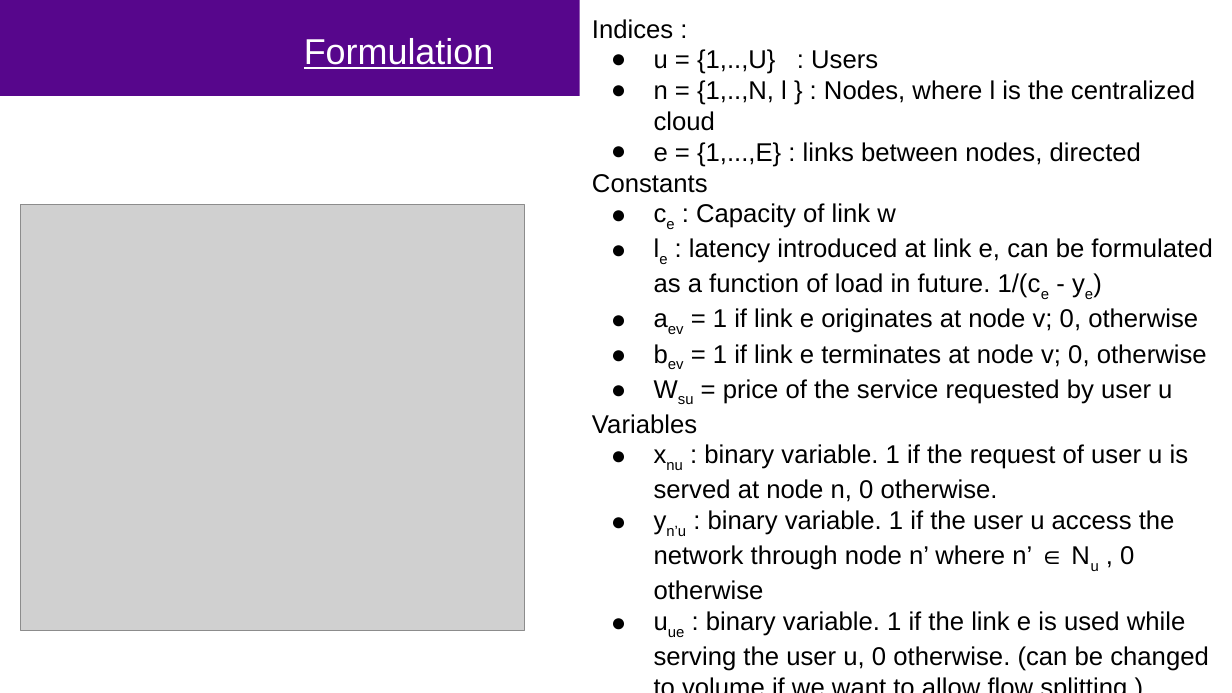
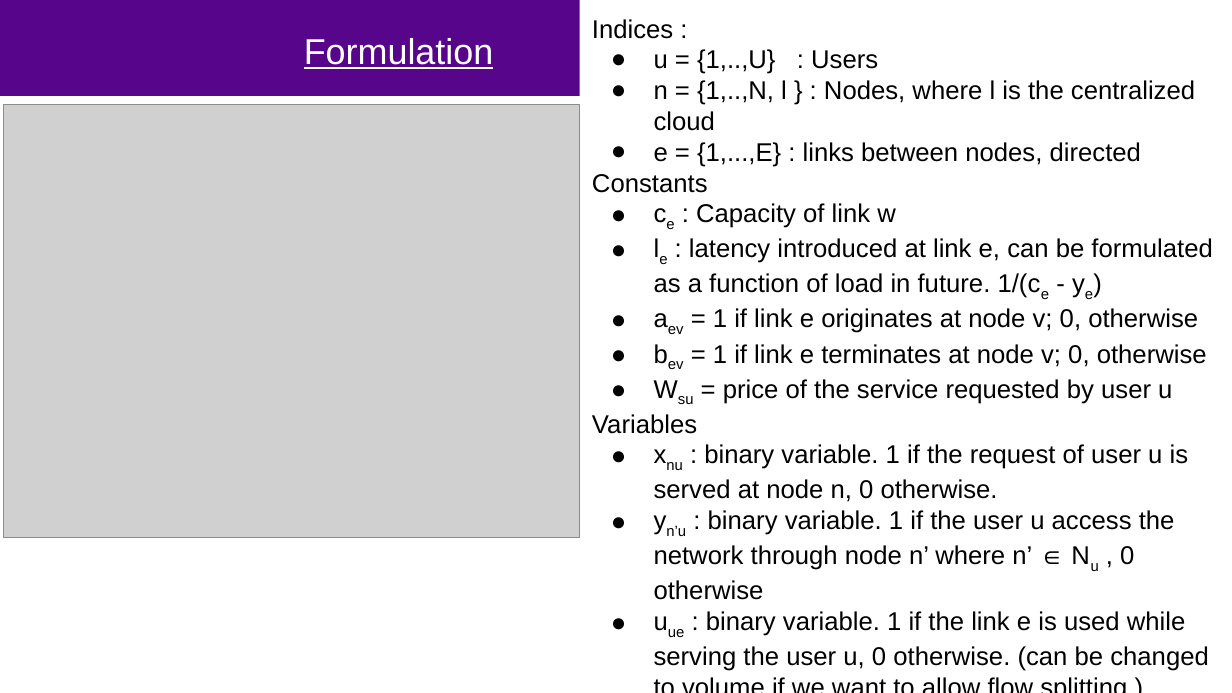
Before and after one commit to mustafafu/mec_request_routing, a slide deck: slide 8 of common_script/FinalPresentation.pptx. Drawn at 1232x693 pixels with LibreOffice and Linux fonts; fonts in the diff are those of the drawing; grey boxes stand for pictures; background and template pictures are left out. Boxes give left, top, right and bottom in pixels: in the first picture for what was removed or moved away, otherwise in the second. Text is boxed around its words. In the diff, an @@ line names an element or a change of style, - is before the commit and + after.

Commit message:
New image to slides

```diff
--- a/common_script/FinalPresentation.pptx
+++ b/common_script/FinalPresentation.pptx
@@ rectangle "Indices :" resized from (x1=592, y1=19, x2=1212, y2=671) to (x1=579, y1=0, x2=1232, y2=693) @@
@@ picture resized from (x1=20, y1=204, x2=525, y2=630) to (x1=4, y1=105, x2=579, y2=538) @@
```
Also in this commit, not shown: 1 other slide changed, 1 other file.
